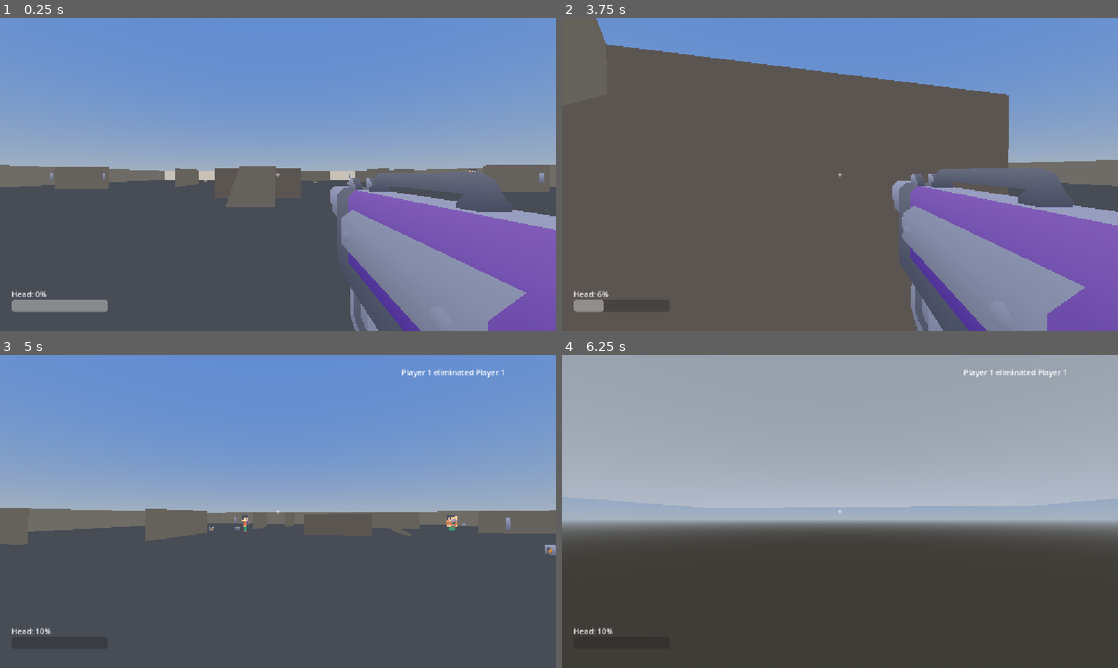
Above: before the commit, frames 1-4 (two rows, left to right).
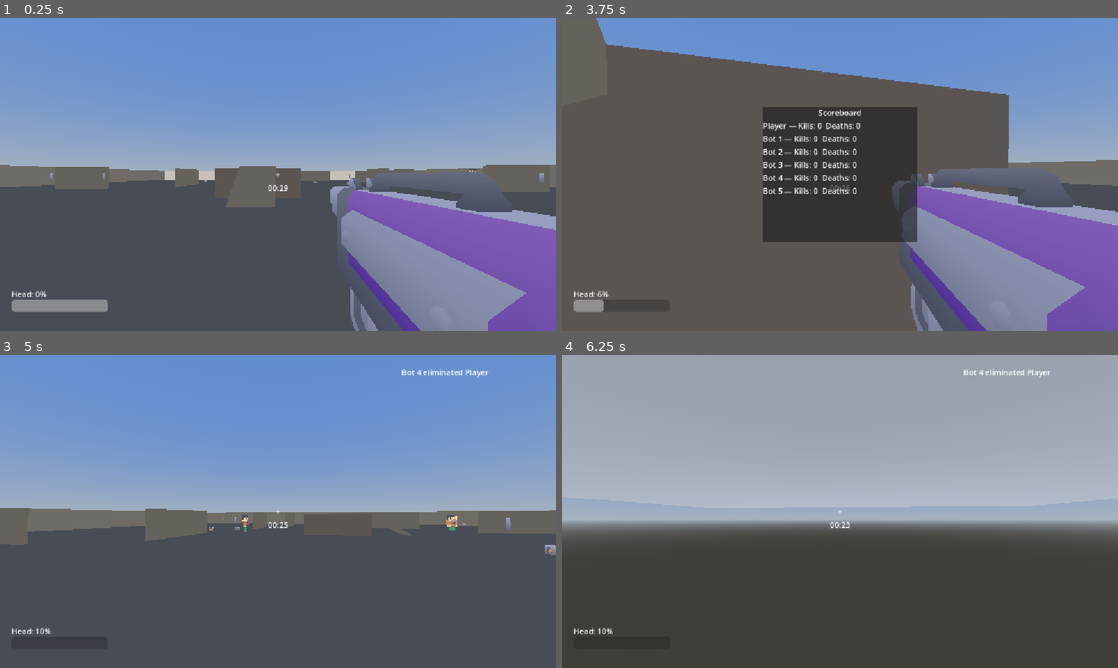
Above: after the commit, the same moments.

Repository: vukmark/figor
Game: Godot game, scene res://scenes/main/Main.tscn
Two runs of this game, one before a commit and one after it. Both use one fixed random seed, a clock stepped at 60 frames per second and the inputs below.
Inputs (mouse positions are in pixels of both pictures, inside the frame that each line leads up to):
- Up to frame 1 (0.25 s): no input
- Up to frame 2 (3.75 s): move the mouse to (867, 174) at 0.52 s; press the mouse at (867, 174) at 0.53 s; hold W (move_forward) from 0.53 s (still down); tap Space (jump) at 0.77, 1.52, 3.02 s; tap Tab (toggle_scoreboard, bound only after the commit) at 0.8, 1.35, 2.3 s; move the mouse to (812, 174) at 1.27 s; release the mouse at (812, 174) at 1.28 s; click (812, 174) at 1.55 s; move the mouse to (851, 168) at 2.02 s; press the mouse at (851, 168) at 2.03 s; move the mouse to (834, 180) at 2.77 s; release the mouse at (834, 180) at 2.78 s; tap Shift (sprint) at 2.85 s; click (834, 180) at 3.05 s; move the mouse to (878, 177) at 3.52 s; hold Tab (toggle_scoreboard, bound only after the commit) from 3.53 s (still down)
- Up to frame 3 (5 s): keep holding W (move_forward); tap Space (jump) at 3.77, 4.52 s; tap R (restart_match, bound only after the commit) at 4.15 s; move the mouse to (233, 508) at 4.27 s; release Tab (toggle_scoreboard, bound only after the commit) at 4.28 s; click (233, 508) at 4.35 s
- Up to frame 4 (6.25 s): move the mouse to (845, 511) at 5.02 s; hold Tab (toggle_scoreboard, bound only after the commit) 5.03-5.78 s; move the mouse to (817, 505) at 5.77 s; release W (move_forward) at 5.78 s; hold D (move_right) from 5.78 s (still down); click (817, 505) at 5.85 s; tap Space (jump) at 6.02 s

The runs differ from the first frame. In frame 1, less than 0.1% of the frame differs, in the area x 48-52%, y 53-56%; in frame 2, 11%, in the area x 36-64%, y 28-72%; in frame 3, 0.3%; in frame 4, 0.2%.

Commit message:
Add scorring and make match 30s logn

Diff:
--- a/autoload/GameManager.gd
+++ b/autoload/GameManager.gd
@@ -1,6 +1,12 @@
 extends Node
 
-signal character_died(victim_peer_id: int, killer_peer_id: int)
+## Emitted whenever a character dies, after scores have been updated —
+## HUD kill feed listens to this.
+signal character_died(victim_player_id: int, killer_player_id: int)
+## Emitted once, when the match ends (kill limit or time limit reached).
+signal match_ended(winner_player_id: int, reason: String)
+## Emitted whenever a score changes, so a scoreboard UI can refresh.
+signal scores_changed()
 
 const character_scene: PackedScene = preload("res://scenes/character/Character.tscn")
 const explosion_scene: PackedScene = preload("res://scenes/fx/Explosion.tscn")
@@ -11,7 +17,14 @@
 var spawn_points: Array[Node3D] = []
 var platform_points: Array[Vector3] = []
 
+## player_id -> {"name": String, "kills": int, "deaths": int}
+var scores: Dictionary = {}
+var match_time_remaining := Constants.MATCH_TIME_LIMIT
+var match_over := false
+
 var _spawn_index := 0
+var _next_player_id := 1
+var _bot_number := 0
 
 
 func register_world(world: Node3D, characters_container: Node3D, fx_container: Node3D, points: Array[Node3D], platforms: Array[Vector3] = []) -> void:
@@ -23,16 +36,64 @@
 	_spawn_index = 0
 
 
-func get_next_spawn_point() -> Node3D:
+## Called once per new match (including restarts) — GameManager is an
+## autoload and its state would otherwise persist stale scores/timers across
+## a fresh match.
+func reset_match() -> void:
+	scores.clear()
+	match_time_remaining = Constants.MATCH_TIME_LIMIT
+	match_over = false
+	_spawn_index = 0
+	_next_player_id = 1
+	_bot_number = 0
+
+
+func _process(delta: float) -> void:
+	if match_over or not multiplayer.is_server():
+		return
+	match_time_remaining = max(match_time_remaining - delta, 0.0)
+	if match_time_remaining <= 0.0:
+		_end_match(_leading_player_id(), "time limit reached")
+
+
+## Picks the spawn point farthest from the nearest living enemy, rather than
+## blindly round-robining — otherwise a respawn can drop you right next to
+## (or facing) someone already there. `excluding_player_id` lets a
+## respawning character skip itself in the danger check (it's usually
+## already dead/not-yet-alive at this point anyway, but this is defensive).
+func get_next_spawn_point(excluding_player_id: int = -1) -> Node3D:
 	if spawn_points.is_empty():
 		return null
-	var point := spawn_points[_spawn_index % spawn_points.size()]
-	_spawn_index += 1
-	return point
+
+	var threat_positions: Array[Vector3] = []
+	if characters_root:
+		for c in characters_root.get_children():
+			if c is Character and c.health.is_alive and c.player_id != excluding_player_id:
+				threat_positions.append(c.global_transform.origin)
+
+	if threat_positions.is_empty():
+		# Nobody alive to be unsafe from yet (e.g. very first spawns of a
+		# match) — round-robin keeps the initial spread even.
+		var point := spawn_points[_spawn_index % spawn_points.size()]
+		_spawn_index += 1
+		return point
+
+	var safest_point: Node3D = spawn_points[0]
+	var safest_min_dist := -1.0
+	for sp in spawn_points:
+		var sp_pos: Vector3 = sp.global_transform.origin
+		var nearest_threat_dist := INF
+		for pos in threat_positions:
+			nearest_threat_dist = min(nearest_threat_dist, sp_pos.distance_to(pos))
+		if nearest_threat_dist > safest_min_dist:
+			safest_min_dist = nearest_threat_dist
+			safest_point = sp
+	return safest_point
 
 
-## Server-authoritative: only ever called on the host/server.
-func spawn_character(input_provider_scene: PackedScene, peer_id: int = 1) -> Node:
+## Server-authoritative: only ever called on the host/server. `display_name`
+## is auto-generated ("Player" / "Bot N") when left blank.
+func spawn_character(input_provider_scene: PackedScene, display_name: String = "") -> Node:
 	if character_scene == null or characters_root == null:
 		push_warning("GameManager: character_scene or characters_root not set")
 		return null
@@ -52,6 +113,19 @@
 			child.free()
 		slot.add_child(input_provider_scene.instantiate())
 
+	if display_name == "":
+		if input_provider_scene == null:
+			display_name = "Player"
+		else:
+			_bot_number += 1
+			display_name = "Bot %d" % _bot_number
+
+	character.player_id = _next_player_id
+	character.display_name = display_name
+	scores[character.player_id] = {"name": display_name, "kills": 0, "deaths": 0}
+	_next_player_id += 1
+	scores_changed.emit()
+
 	characters_root.add_child(character, true)
 	var spawn_point := get_next_spawn_point()
 	if spawn_point:
@@ -59,8 +133,9 @@
 	return character
 
 
-## Server-only: decides an explosion happened and spawns the one-shot effect.
-func spawn_explosion(pos: Vector3, head_scale_ratio: float, killer_peer_id: int, victim_peer_id: int) -> void:
+## Server-only: decides an explosion happened, spawns the one-shot effect,
+## and records the kill/death.
+func spawn_explosion(pos: Vector3, head_scale_ratio: float, killer_player_id: int, victim_player_id: int) -> void:
 	if not multiplayer.is_server():
 		return
 	if explosion_scene == null or fx_root == null:
@@ -70,5 +145,36 @@
 	fx_root.add_child(explosion, true)
 	explosion.global_position = pos
 	if explosion.has_method("configure"):
-		explosion.configure(head_scale_ratio, killer_peer_id, victim_peer_id)
-	character_died.emit(victim_peer_id, killer_peer_id)
+		explosion.configure(head_scale_ratio, killer_player_id, victim_player_id)
+
+	_record_kill(killer_player_id, victim_player_id)
+	character_died.emit(victim_player_id, killer_player_id)
+
+
+func _record_kill(killer_player_id: int, victim_player_id: int) -> void:
+	if scores.has(victim_player_id):
+		scores[victim_player_id]["deaths"] += 1
+	# Not a self-kill/suicide, and the killer must be a real registered
+	# player — explosions can in principle report an unset (-1) killer id.
+	if killer_player_id != victim_player_id and scores.has(killer_player_id):
+		scores[killer_player_id]["kills"] += 1
+		if scores[killer_player_id]["kills"] >= Constants.MATCH_KILL_LIMIT:
+			_end_match(killer_player_id, "kill limit reached")
+	scores_changed.emit()
+
+
+func _leading_player_id() -> int:
+	var best_id := -1
+	var best_kills := -1
+	for id in scores.keys():
+		if scores[id]["kills"] > best_kills:
+			best_kills = scores[id]["kills"]
+			best_id = id
+	return best_id
+
+
+func _end_match(winner_player_id: int, reason: String) -> void:
+	if match_over:
+		return
+	match_over = true
+	match_ended.emit(winner_player_id, reason)
--- a/project.godot
+++ b/project.godot
@@ -63,6 +63,16 @@
 , Object(InputEventKey,"resource_local_to_scene":false,"resource_name":"","device":-1,"window_id":0,"alt_pressed":false …(183 unchanged characters)…
 ]
 }
+toggle_scoreboard={
+"deadzone": 0.2,
+"events": [Object(InputEventKey,"resource_local_to_scene":false,"resource_name":"","device":-1,"window_id":0,"alt_pressed":false,"shift_pressed":false,"ctrl_pressed":false,"meta_pressed":false,"pressed":false,"keycode":0,"physical_keycode":4194306,"key_label":0,"unicode":0,"location":0,"echo":false,"script":null)
+]
+}
+restart_match={
+"deadzone": 0.2,
+"events": [Object(InputEventKey,"resource_local_to_scene":false,"resource_name":"","device":-1,"window_id":0,"alt_pressed":false,"shift_pressed":false,"ctrl_pressed":false,"meta_pressed":false,"pressed":false,"keycode":0,"physical_keycode":82,"key_label":0,"unicode":114,"location":0,"echo":false,"script":null)
+]
+}
 
 [physics]
 
--- a/scenes/ui/HUD.tscn
+++ b/scenes/ui/HUD.tscn
@@ -64,3 +64,72 @@
 offset_bottom = 24.0
 mouse_filter = 2
 alignment = 0
+
+[node name="MatchTimerLabel" type="Label" parent="."]
+layout_mode = 1
+anchors_preset = 8
+anchor_left = 0.5
+anchor_right = 0.5
+offset_left = -40.0
+offset_top = 16.0
+offset_right = 40.0
+offset_bottom = 44.0
+mouse_filter = 2
+text = "05:00"
+horizontal_alignment = 1
+
+[node name="ScoreboardPanel" type="PanelContainer" parent="."]
+layout_mode = 1
+anchors_preset = 8
+anchor_left = 0.5
+anchor_top = 0.5
+anchor_right = 0.5
+anchor_bottom = 0.5
+offset_left = -160.0
+offset_top = -140.0
+offset_right = 160.0
+offset_bottom = 140.0
+mouse_filter = 2
+visible = false
+
+[node name="VBoxContainer" type="VBoxContainer" parent="ScoreboardPanel"]
+layout_mode = 2
+mouse_filter = 2
+
+[node name="Title" type="Label" parent="ScoreboardPanel/VBoxContainer"]
+layout_mode = 2
+mouse_filter = 2
+text = "Scoreboard"
+horizontal_alignment = 1
+
+[node name="Rows" type="VBoxContainer" parent="ScoreboardPanel/VBoxContainer"]
+layout_mode = 2
+mouse_filter = 2
+
+[node name="GameOverPanel" type="PanelContainer" parent="."]
+layout_mode = 1
+anchors_preset = 8
+anchor_left = 0.5
+anchor_top = 0.5
+anchor_right = 0.5
+anchor_bottom = 0.5
+offset_left = -180.0
+offset_top = -160.0
+offset_right = 180.0
+offset_bottom = 160.0
+mouse_filter = 2
+visible = false
+
+[node name="VBoxContainer" type="VBoxContainer" parent="GameOverPanel"]
+layout_mode = 2
+mouse_filter = 2
+
+[node name="WinnerLabel" type="Label" parent="GameOverPanel/VBoxContainer"]
+layout_mode = 2
+mouse_filter = 2
+text = "Game Over"
+horizontal_alignment = 1
+
+[node name="Rows" type="VBoxContainer" parent="GameOverPanel/VBoxContainer"]
+layout_mode = 2
+mouse_filter = 2
--- a/scripts/Main.gd
+++ b/scripts/Main.gd
@@ -5,6 +5,7 @@
 @onready var fx_root: Node3D = $World/FXRoot
 @onready var arena: Arena = $World/Arena_Test01
 
+const ARENA_SCENE: PackedScene = preload("res://scenes/arena/Arena_Test01.tscn")
 const BOT_INPUT_PROVIDER := preload("res://scenes/character/BotInputProvider.tscn")
 
 @export var bot_count := 5
@@ -12,11 +13,36 @@
 
 func _ready() -> void:
 	NetworkManager.host_local()
+	GameManager.reset_match()
 	GameManager.register_world(world, characters_root, fx_root, arena.get_spawn_points(), arena.get_platform_points())
 	_start_match()
 
 
 func _start_match() -> void:
-	GameManager.spawn_character(null, 1)
+	GameManager.spawn_character(null, "Player")
 	for i in range(bot_count):
-		GameManager.spawn_character(BOT_INPUT_PROVIDER, 1)
+		GameManager.spawn_character(BOT_INPUT_PROVIDER)
+
+
+## Deliberately avoids NetworkManager/reload_current_scene entirely (that
+## would tear down and recreate the ENetMultiplayerPeer, risking a port
+## rebind failure) — instead just clears characters and swaps in a fresh
+## Arena instance, which as a bonus gives a new procedural layout each
+## restart, consistent with the "different map every match" design.
+func restart_match() -> void:
+	for child in characters_root.get_children():
+		characters_root.remove_child(child)
+		child.free()
+	for child in fx_root.get_children():
+		fx_root.remove_child(child)
+		child.free()
+
+	world.remove_child(arena)
+	arena.free()
+	arena = ARENA_SCENE.instantiate()
+	world.add_child(arena)
+	world.move_child(arena, 0)
+
+	GameManager.reset_match()
+	GameManager.register_world(world, characters_root, fx_root, arena.get_spawn_points(), arena.get_platform_points())
+	_start_match()
--- a/scripts/character/Character.gd
+++ b/scripts/character/Character.gd
@@ -14,6 +14,12 @@
 
 var input_provider: InputProvider
 var knockback_velocity := Vector3.ZERO
+
+## Identity for scoring/display — distinct from multiplayer authority
+## (network ownership), which is always 1 for every character in Stage 1
+## and can't tell characters apart. Assigned by GameManager at spawn.
+var player_id: int = -1
+var display_name: String = ""
 
 var _gravity_velocity := 0.0
 
@@ -106,11 +112,11 @@
 	knockback_velocity += impulse
 
 
-func _on_died(killer_peer_id: int) -> void:
+func _on_died(killer_player_id: int) -> void:
 	if not is_multiplayer_authority():
 		return
 	var ratio := head_growth.get_head_scale_ratio()
-	GameManager.spawn_explosion(global_transform.origin, ratio, killer_peer_id, get_multiplayer_authority())
+	GameManager.spawn_explosion(global_transform.origin, ratio, killer_player_id, player_id)
 	respawn.begin_respawn_countdown()
 
 
--- a/scripts/character/HealthComponent.gd
+++ b/scripts/character/HealthComponent.gd
@@ -1,7 +1,7 @@
 class_name HealthComponent
 extends Node
 
-signal died(killer_peer_id: int)
+signal died(killer_player_id: int)
 
 @export var max_health := Constants.HEALTH_MAX
 
@@ -12,13 +12,13 @@
 ## Authority-only. Guards against any double-processing: is_alive flips to
 ## false the instant health hits zero, before died() even fires, so a victim
 ## can never be counted twice regardless of overlap/ordering elsewhere.
-func take_damage(amount: float, source_peer_id: int = -1) -> void:
-	if not is_alive:
+func take_damage(amount: float, source_player_id: int = -1) -> void:
+	if not is_alive or GameManager.match_over:
 		return
 	current_health = max(current_health - amount, 0.0)
 	if current_health <= 0.0:
 		is_alive = false
-		died.emit(source_peer_id)
+		died.emit(source_player_id)
 
 
 func reset() -> void:
--- a/scripts/character/RespawnComponent.gd
+++ b/scripts/character/RespawnComponent.gd
@@ -3,7 +3,7 @@
 
 @export var respawn_delay := Constants.RESPAWN_DELAY
 
-var _character: CharacterBody3D
+var _character: Character
 var _health: HealthComponent
 var _head_growth: HeadGrowth
 var _timer: Timer
@@ -30,7 +30,7 @@
 
 
 func _do_respawn() -> void:
-	var spawn_point: Node3D = GameManager.get_next_spawn_point()
+	var spawn_point: Node3D = GameManager.get_next_spawn_point(_character.player_id)
 	if spawn_point:
 		_character.global_transform = spawn_point.global_transform
 	_health.reset()
--- a/scripts/fx/ExplosionArea.gd
+++ b/scripts/fx/ExplosionArea.gd
@@ -11,7 +11,7 @@
 
 ## Called once by GameManager right after instancing, before this node has
 ## necessarily entered the tree's physics step.
-func configure(head_scale_ratio: float, killer_peer_id: int, victim_peer_id: int) -> void:
+func configure(head_scale_ratio: float, killer_player_id: int, victim_player_id: int) -> void:
 	var radius: float = Constants.EXPLOSION_BASE_RADIUS * lerp(1.0, Constants.EXPLOSION_MAX_RADIUS_MULT, head_scale_ratio)
 	var damage: float = Constants.EXPLOSION_BASE_DAMAGE * lerp(1.0, Constants.EXPLOSION_MAX_DAMAGE_MULT, head_scale_ratio)
 	var force: float = Constants.EXPLOSION_BASE_FORCE * lerp(1.0, Constants.EXPLOSION_MAX_FORCE_MULT, head_scale_ratio)
@@ -22,8 +22,8 @@
 	set_meta("radius", radius)
 	set_meta("damage", damage)
 	set_meta("force", force)
-	set_meta("killer_peer_id", killer_peer_id)
-	set_meta("victim_peer_id", victim_peer_id)
+	set_meta("killer_player_id", killer_player_id)
+	set_meta("victim_player_id", victim_player_id)
 
 
 func _ready() -> void:
@@ -44,7 +44,7 @@
 	var radius: float = get_meta("radius", Constants.EXPLOSION_BASE_RADIUS)
 	var damage: float = get_meta("damage", Constants.EXPLOSION_BASE_DAMAGE)
 	var force: float = get_meta("force", Constants.EXPLOSION_BASE_FORCE)
-	var killer_peer_id: int = get_meta("killer_peer_id", -1)
+	var killer_player_id: int = get_meta("killer_player_id", -1)
 
 	for body in area.get_overlapping_bodies():
 		if body is Character and body.health.is_alive:
@@ -53,7 +53,7 @@
 			var falloff: float = clamp(1.0 - dist / radius, 0.0, 1.0)
 			if falloff <= 0.0:
 				continue
-			body.health.take_damage(damage * falloff, killer_peer_id)
+			body.health.take_damage(damage * falloff, killer_player_id)
 			if body.health.is_alive:
 				var direction: Vector3 = offset.normalized() if dist > 0.001 else Vector3.UP
 				body.apply_external_impulse(direction * force * falloff)
--- a/scripts/ui/HUD.gd
+++ b/scripts/ui/HUD.gd
@@ -3,22 +3,29 @@
 
 const KILL_FEED_MAX_ENTRIES := 5
 const KILL_FEED_ENTRY_LIFETIME := 5.0
+const HIT_MARKER_COLOR := Color(1, 0.2, 0.2)
+const HIT_MARKER_FLASH_TIME := 0.15
 
 @onready var health_bar: ProgressBar = $HealthBar
 @onready var head_label: Label = $HeadSizeLabel
 @onready var kill_feed: VBoxContainer = $KillFeed
 @onready var crosshair: Label = $Crosshair
-
-const HIT_MARKER_COLOR := Color(1, 0.2, 0.2)
-const HIT_MARKER_FLASH_TIME := 0.15
+@onready var timer_label: Label = $MatchTimerLabel
+@onready var scoreboard_panel: Control = $ScoreboardPanel
+@onready var scoreboard_rows: VBoxContainer = $ScoreboardPanel/VBoxContainer/Rows
+@onready var game_over_panel: Control = $GameOverPanel
+@onready var game_over_label: Label = $GameOverPanel/VBoxContainer/WinnerLabel
+@onready var game_over_rows: VBoxContainer = $GameOverPanel/VBoxContainer/Rows
 
 var _local_character: Character
-var _crosshair_default_color: Color
 
 
 func _ready() -> void:
 	GameManager.character_died.connect(_on_character_died)
-	_crosshair_default_color = crosshair.get_theme_color("font_color") if crosshair.has_theme_color("font_color") else Color.WHITE
+	GameManager.match_ended.connect(_on_match_ended)
+	GameManager.scores_changed.connect(_refresh_scoreboard)
+	scoreboard_panel.visible = false
+	game_over_panel.visible = false
 
 
 func _process(_delta: float) -> void:
@@ -28,11 +35,22 @@
 			var weapon: Node = _local_character.weapon_mount.get_child(0)
 			if weapon and weapon.has_signal("hit_character"):
 				weapon.hit_character.connect(_on_hit_character)
-		return
+	else:
+		health_bar.max_value = _local_character.health.max_health
+		health_bar.value = _local_character.health.current_health
+		head_label.text = "Head: %.0f%%" % (_local_character.head_growth.get_head_scale_ratio() * 100.0)
 
-	health_bar.max_value = _local_character.health.max_health
-	health_bar.value = _local_character.health.current_health
-	head_label.text = "Head: %.0f%%" % (_local_character.head_growth.get_head_scale_ratio() * 100.0)
+	timer_label.text = _format_time(GameManager.match_time_remaining)
+
+	if GameManager.match_over:
+		if Input.is_action_just_pressed("restart_match"):
+			var main := get_tree().current_scene
+			if main and main.has_method("restart_match"):
+				main.restart_match()
+	else:
+		if game_over_panel.visible:
+			game_over_panel.visible = false
+		scoreboard_panel.visible = Input.is_action_pressed("toggle_scoreboard")
 
 
 ## Brief crosshair flash confirming a shot actually landed on someone —
@@ -56,9 +74,15 @@
 	return null
 
 
-func _on_character_died(victim_peer_id: int, killer_peer_id: int) -> void:
+func _on_character_died(victim_player_id: int, killer_player_id: int) -> void:
+	var victim_name: String = GameManager.scores.get(victim_player_id, {}).get("name", "Unknown")
+	var killer_name: String = GameManager.scores.get(killer_player_id, {}).get("name", "Unknown")
+
 	var entry := Label.new()
-	entry.text = "Player %d eliminated Player %d" % [killer_peer_id, victim_peer_id]
+	if killer_player_id == victim_player_id or not GameManager.scores.has(killer_player_id):
+		entry.text = "%s died" % victim_name
+	else:
+		entry.text = "%s eliminated %s" % [killer_name, victim_name]
 	kill_feed.add_child(entry)
 	if kill_feed.get_child_count() > KILL_FEED_MAX_ENTRIES:
 		kill_feed.get_child(0).queue_free()
@@ -71,3 +95,35 @@
 	entry.add_child(timer)
 	timer.timeout.connect(entry.queue_free)
 	timer.start()
+
+
+func _refresh_scoreboard() -> void:
+	_populate_rows(scoreboard_rows)
+
+
+func _on_match_ended(winner_player_id: int, reason: String) -> void:
+	var winner_name: String = GameManager.scores.get(winner_player_id, {}).get("name", "No one")
+	game_over_label.text = "%s wins! (%s)\nPress R to play again" % [winner_name, reason]
+	_populate_rows(game_over_rows)
+	game_over_panel.visible = true
+	scoreboard_panel.visible = false
+
+
+func _populate_rows(container: VBoxContainer) -> void:
+	for child in container.get_children():
+		child.queue_free()
+
+	var entries: Array = []
+	for id in GameManager.scores.keys():
+		entries.append(GameManager.scores[id])
+	entries.sort_custom(func(a, b): return a["kills"] > b["kills"])
+
+	for entry in entries:
+		var row := Label.new()
+		row.text = "%s — Kills: %d  Deaths: %d" % [entry["name"], entry["kills"], entry["deaths"]]
+		container.add_child(row)
+
+
+func _format_time(seconds: float) -> String:
+	var total: int = int(seconds)
+	return "%02d:%02d" % [total / 60, total % 60]
--- a/scripts/util/Constants.gd
+++ b/scripts/util/Constants.gd
@@ -48,3 +48,7 @@
 const KNOCKBACK_FRICTION := 6.0
 
 const RESPAWN_DELAY := 3.0
+
+## Match ends when either is reached first, like a classic FFA deathmatch.
+const MATCH_KILL_LIMIT := 15
+const MATCH_TIME_LIMIT := 30.0  # 30s for now, easy to bump back up later
--- a/scripts/weapons/WeaponHitscan.gd
+++ b/scripts/weapons/WeaponHitscan.gd
@@ -30,7 +30,7 @@
 ## this always runs on the server) — resolves the shot and applies damage
 ## directly rather than trusting any client-side aim.
 func try_fire() -> void:
-	if _cooldown_remaining > 0.0 or _character == null:
+	if _cooldown_remaining > 0.0 or _character == null or GameManager.match_over:
 		return
 	_cooldown_remaining = cooldown
 
@@ -57,7 +57,7 @@
 	fired.emit(result.position, true)
 	var collider: Object = result.collider
 	if collider is Character and collider != _character:
-		collider.health.take_damage(damage, _character.get_multiplayer_authority())
+		collider.health.take_damage(damage, _character.player_id)
 		hit_character.emit()
 
 
Not shown, changed: PLAN.md
